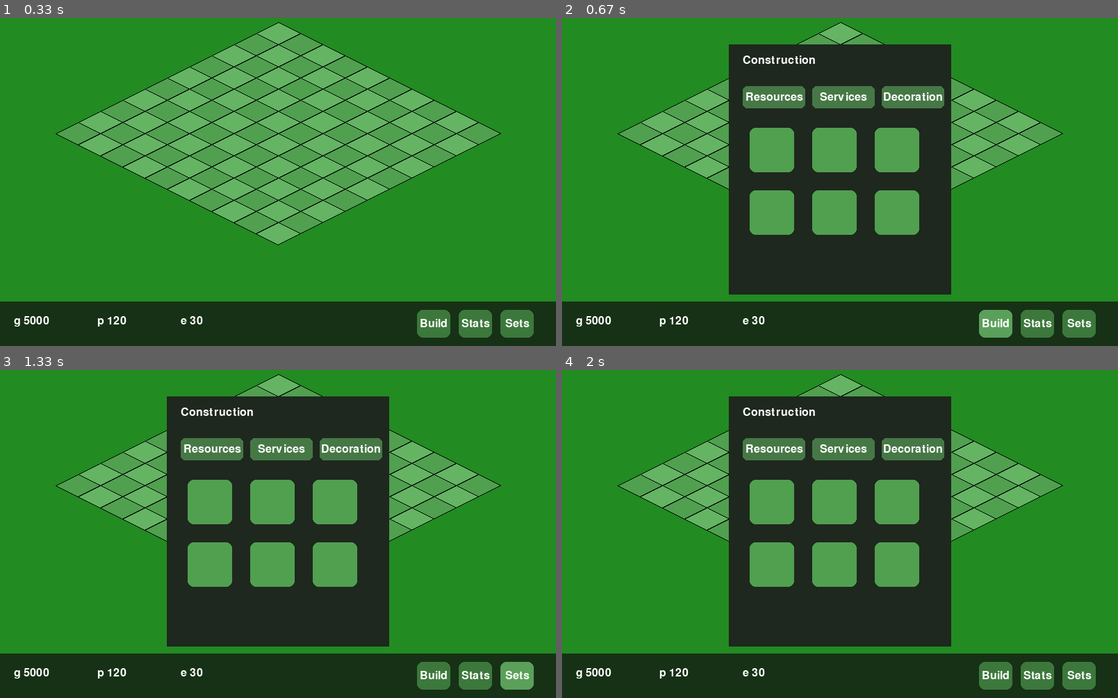
Above: before the commit, frames 1-4 (two rows, left to right).
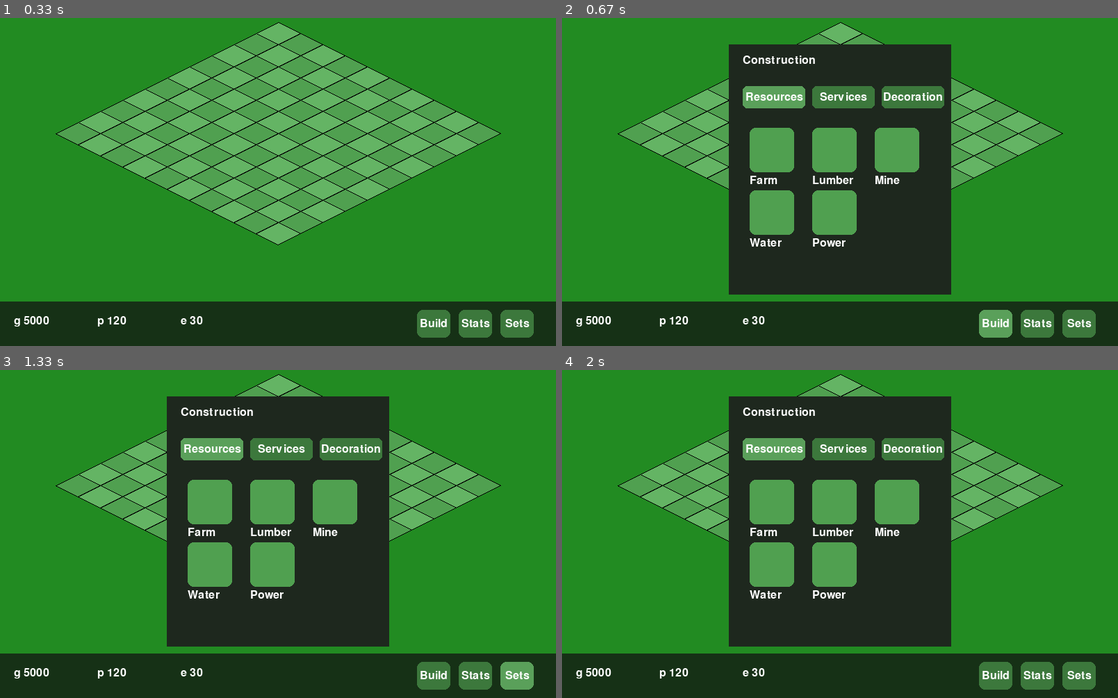
Above: after the commit, the same moments.

Repository: tdimnet/learn-pygame-by-doing
Game: pygame game, started from v3/app.py
Same seed, same stepped clock (60 frames per second), same inputs: the game is played once before the commit and once after it.
Inputs (mouse positions are in pixels of both pictures, inside the frame that each line leads up to):
- Up to frame 1 (0.33 s): no input
- Up to frame 2 (0.67 s): click "Build" at 0.38 s
- Up to frame 3 (1.33 s): click (211, 448) at 0.72 s; click "Sets" at 1.05 s
- Up to frame 4 (2 s): click (1045, 635) at 1.38 s

Frame 1 is identical in both runs. In frame 2, 2.1% of the frame differs, in the area x 32-65%, y 20-70%; in frame 3, 2.1%; in frame 4, 2.1%.

Commit message:
Add the possibility to change submenu

Diff:
--- a/v3/app.py
+++ b/v3/app.py
@@ -20,6 +20,12 @@
 TILE_BACKGROUND_COLOR = (0, 100, 0)
 WHITE = (255, 255, 255)
 BLACK = (0, 0, 0)
+
+BUILD_CATEGORIES = {
+    "Resources": ["Farm", "Lumber", "Mine", "Water", "Power"],
+    "Services": ["House", "School", "Hospital"],
+    "Decoration": ["Tree", "Park", "Statue"]
+}
 
 
 def grid_to_iso(gx: int, gy: int) -> tuple[int, int]:
@@ -58,7 +64,9 @@
 def draw_build_menu(
         screen: pygame.Surface,
         font: pygame.font.Font,
-        anim_t: float) -> None:
+        anim_t: float,
+        active_category: str,
+        mouse_pos: tuple[int, int]) -> dict:
     x = (SCREEN_WIDTH - MENU_WIDTH) // 2
     y_closed = SCREEN_HEIGHT
     y_open = SCREEN_HEIGHT - MENU_HEIGHT - HUD_HEIGHT - 10
@@ -72,28 +80,40 @@
     title = font.render("Construction", True, WHITE)
     menu_surface.blit(title, (20, 15))
 
-    categories = ["Resources", "Services", "Decoration"]
+    category_rects = {}
     cx = 20
-    for cat in categories:
+    for cat in BUILD_CATEGORIES.keys():
         rect = pygame.Rect(cx, 60, 90, 32)
-        pygame.draw.rect(menu_surface, (70, 120, 70), rect, border_radius=6)
+        category_rects[cat] = rect
+
+        color = (90, 160, 90) if cat == active_category else (60, 120, 60)
+        pygame.draw.rect(menu_surface, color, rect, border_radius=6)
+
         txt = font.render(cat, True, WHITE)
-        txt_rect = txt.get_rect(center=rect.center)
-        menu_surface.blit(txt, txt_rect)
+        menu_surface.blit(txt, txt.get_rect(center=rect.center))
         cx += 100
 
+    items = BUILD_CATEGORIES[active_category]
     start_y = 120
-    for i in range(6):
+
+    for i, name in enumerate(items):
         tx = 30 + (i % 3) * 90
         ty = start_y + (i // 3) * 90
-        pygame.draw.rect(
-            menu_surface,
-            (80, 160, 80),
-            (tx, ty, 64, 64),
-            border_radius=8
-        )
+
+        tile_rect = pygame.Rect(tx, ty, 64, 64)
+        pygame.draw.rect(menu_surface, (80, 160, 80), tile_rect,
+                         border_radius=8)
+
+        label = font.render(name, True, WHITE)
+        menu_surface.blit(label, (tx, ty + 68))
+
 
     screen.blit(menu_surface, (x, y))
+
+    return {
+        cat: pygame.Rect(x + r.x, y + r.y, r.w, r.h)
+        for cat, r in category_rects.items()
+    }
 
 
 def draw_hud(
@@ -159,6 +179,8 @@
     menu_anim_speed = 6.0
 
     hud_buttons = None
+    menu_buttons = {}
+    active_category = "Resources"
 
     offset = (
         SCREEN_WIDTH // 2,
@@ -180,6 +202,12 @@
                     hud_buttons["build"].collidepoint(mouse_pos)):
                         menu_open = not menu_open
 
+                if menu_open:
+                    for cat, rect in menu_buttons.items():
+                        if rect.collidepoint(mouse_pos):
+                            active_category = cat
+
+
         # Idle economy update
 
 
@@ -198,7 +226,7 @@
             menu_anim = max(0.0, menu_anim - dt * menu_anim_speed)
 
         if menu_anim > 0:
-            draw_build_menu(screen, font, menu_anim)
+            menu_buttons = draw_build_menu(screen, font, menu_anim, active_category, mouse_pos)
 
 
         hud_buttons = draw_hud(screen, font, mouse_pos)
